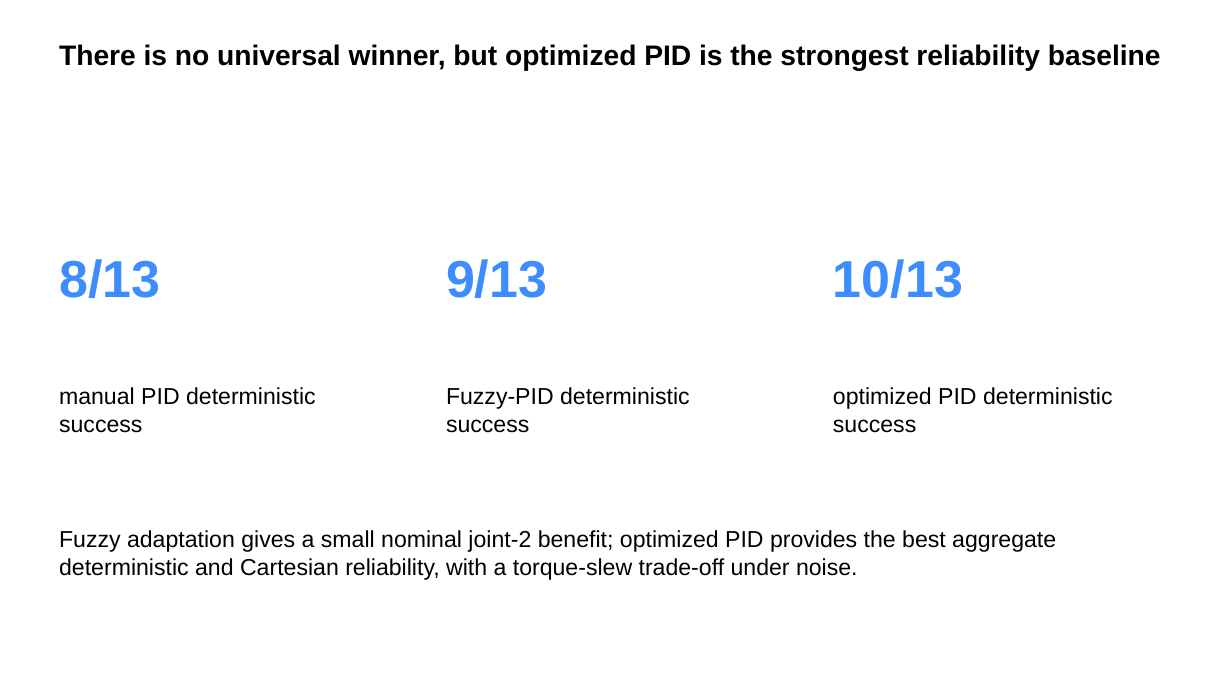
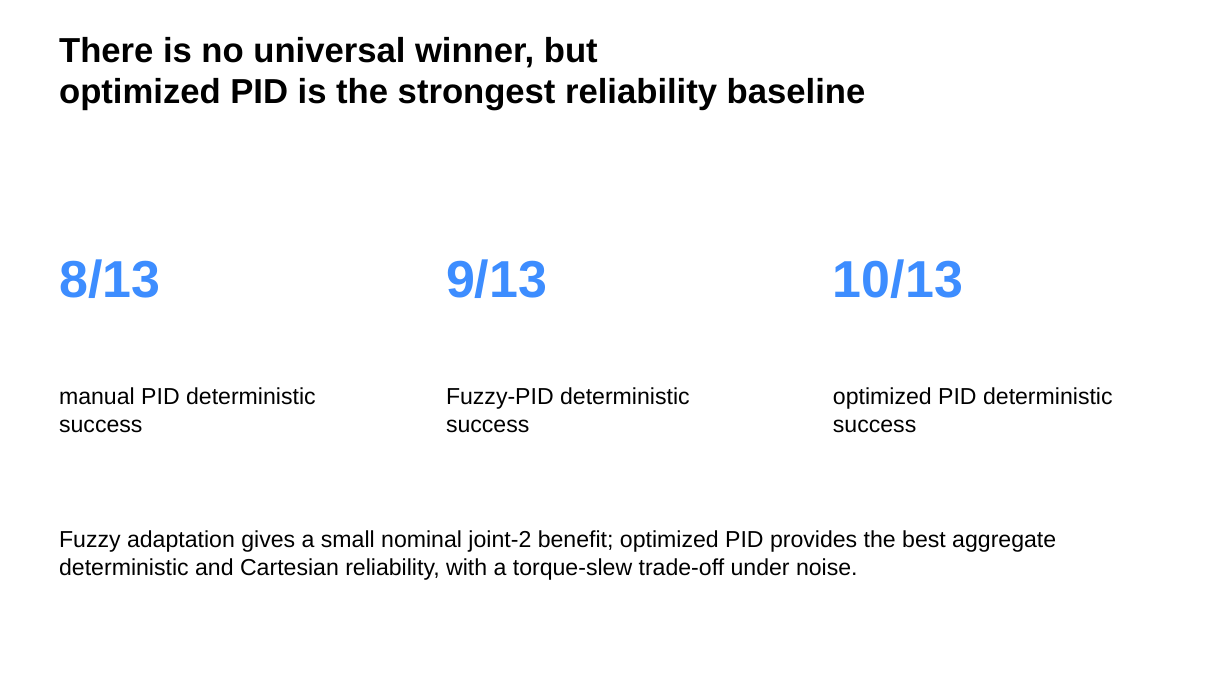
Before and after one commit to yzh423/PID-MATLAB, a slide deck: slide 9 of presentation/final_presentation.pptx. Drawn at 1232x693 pixels with LibreOffice and Linux fonts; fonts in the diff are those of the drawing. Boxes give left, top, right and bottom in pixels: in the first picture for what was removed or moved away, otherwise in the second. Text is boxed around its words. In the diff, an @@ line names an element or a change of style, - is before the commit and + after.

```diff
--- a/presentation/final_presentation.pptx
+++ b/presentation/final_presentation.pptx
@@ text at [59, 37, 866, 111]: text changed; size 22 to 27 pt @@
-There is no universal winner, but optimized PID is the strongest reliability baseline
+There is no universal winner, but
+optimized PID is the strongest reliability baseline
```
Also in this commit, not shown: 5 other slides changed, 3 other files.
